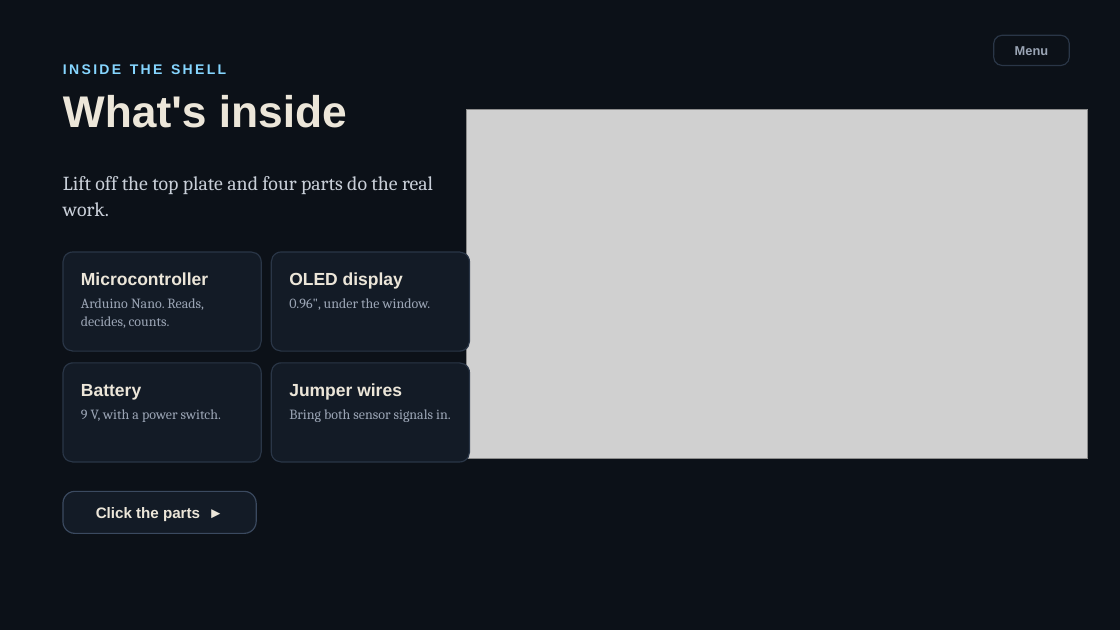
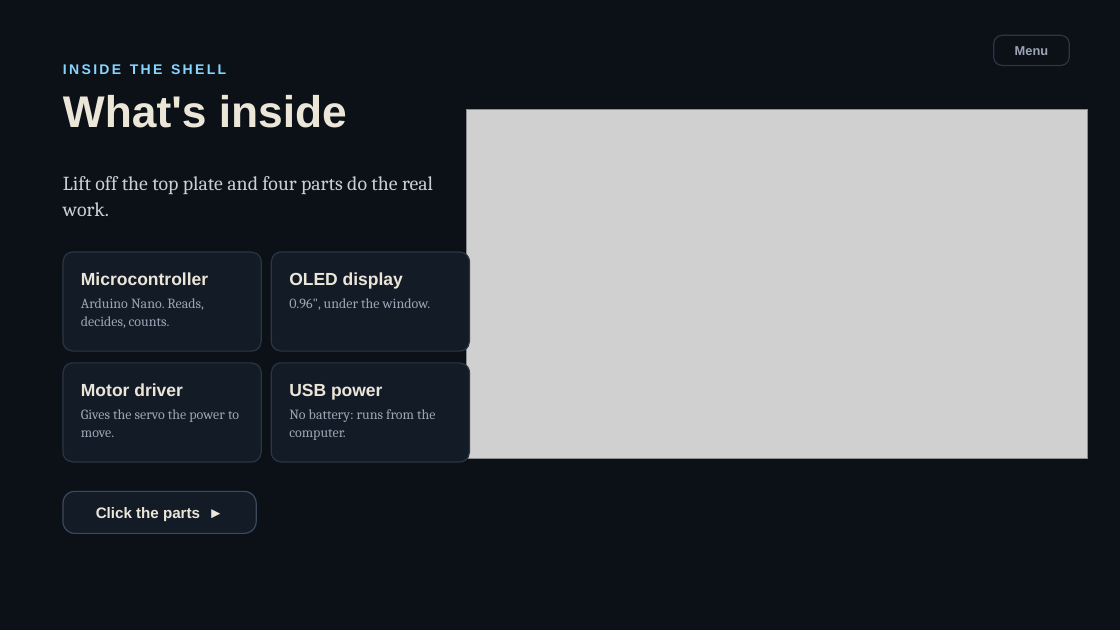
Before and after one commit to sharmaricha676-rgb/bookcounterppt, a slide deck: slide 17 of BookCounter-interactive.pptx (slide 15 before the commit). Drawn at 1120x630 pixels with LibreOffice and Linux fonts; fonts in the diff are those of the drawing; grey boxes stand for pictures. Boxes give left, top, right and bottom in pixels: in the first picture for what was removed or moved away, otherwise in the second. Text is boxed around its words. In the diff, an @@ line names an element or a change of style, - is before the commit and + after.

```diff
--- a/BookCounter-interactive.pptx
+++ b/BookCounter-interactive.pptx
@@ text in rounded rectangle at (81,383,239,437): text changed @@
-Battery
-9 V, with a power switch.
+Motor driver
+Gives the servo the power to move.
@@ text in rounded rectangle at (289,383,435,440): text changed @@
-Jumper wires
-Bring both sensor signals in.
+USB power
+No battery: runs from the computer.
```
Also in this commit, not shown: 29 other slides changed, 3 slides added.
